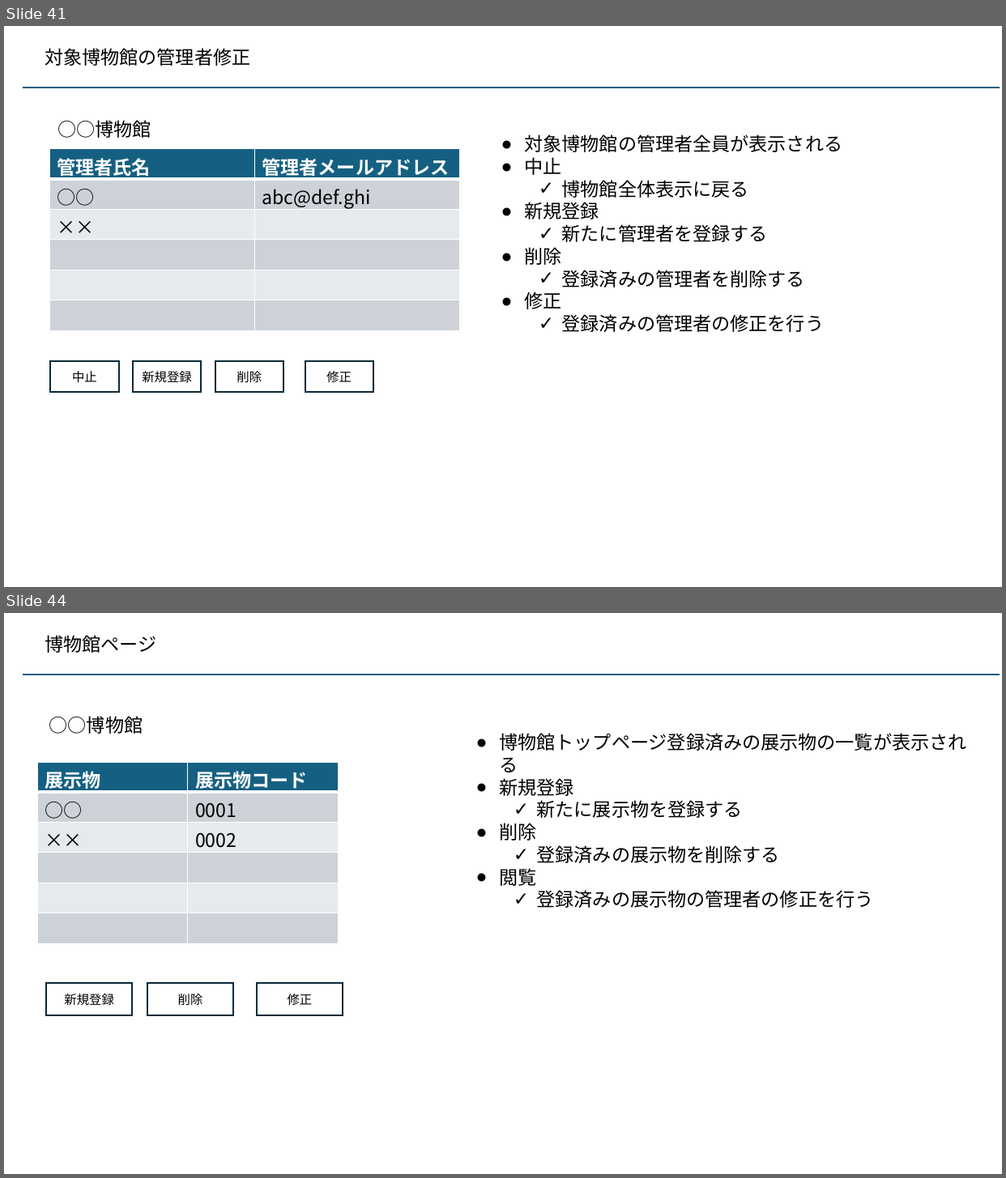
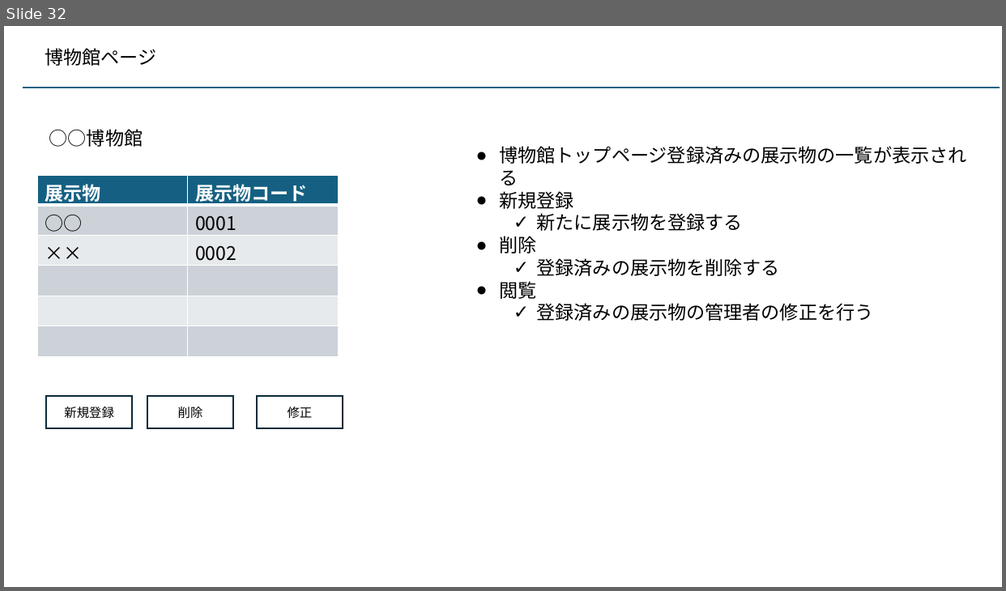
Before and after one commit to kaze-lab/museum_app_proj, a slide deck: 展示物アプリ仕様.pptx. Shown one above the other, each under a label of ours: slides 41 and 44 before the commit, slide 32 after it; the slides between them are not shown. The pictures are 1006x1178 and 1006x591 pixels, drawn with LibreOffice and Linux fonts; fonts in the diff are those of the drawing. Boxes give left, top, right and bottom in pixels: in the first picture for what was removed or moved away, otherwise in the second. Text is boxed around its words. In the diff, an @@ line names an element or a change of style, - is before the commit and + after.

```diff
--- a/展示物アプリ仕様.pptx
+++ b/展示物アプリ仕様.pptx
@@ slide 41 removed at (4,26,1002,587), background #FFFFFF @@
@@ text removed at (44,48,250,66) @@
-対象博物館の管理者修正
@@ line removed from (23, 88) to (999, 88) @@
@@ text removed at (57,120,151,138) @@
-○○博物館
@@ text removed at (525,135,843,332) @@
-● 対象博物館の管理者全員が表示される
-● 中止
-  ✓ 博物館全体表示に戻る
-● 新規登録
-  ✓ 新たに管理者を登録する
-● 削除
-  ✓ 登録済みの管理者を削除する
-● 修正
-  ✓ 登録済みの管理者の修正を行う
@@ table removed at (49,149,460,331), 6 rows, 2 columns @@
-管理者氏名 | 管理者メールアドレス
-○○ | abc@def.ghi
-×× | 
- | 
- | 
- | 
@@ rectangle removed at (50,361,118,391) @@
-中止
@@ rectangle removed at (133,361,201,391) @@
-新規登録
@@ rectangle removed at (215,361,283,391) @@
-削除
@@ rectangle removed at (305,361,373,391) @@
-修正
@@ what was slide 44 is now slide 32 @@
```
Also in this commit, not shown: 1 slide changed, 3 slides added, 14 other slides removed, 2 other files.
